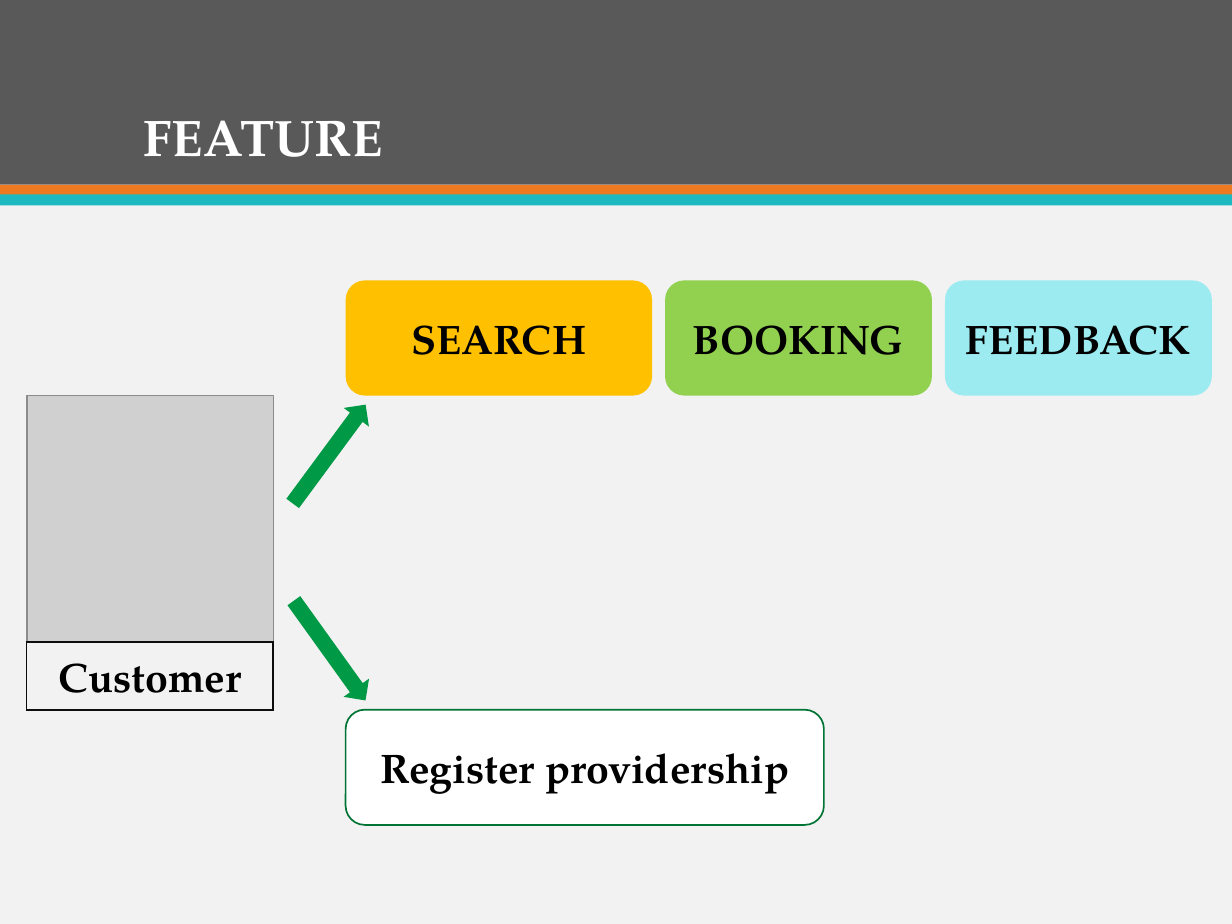
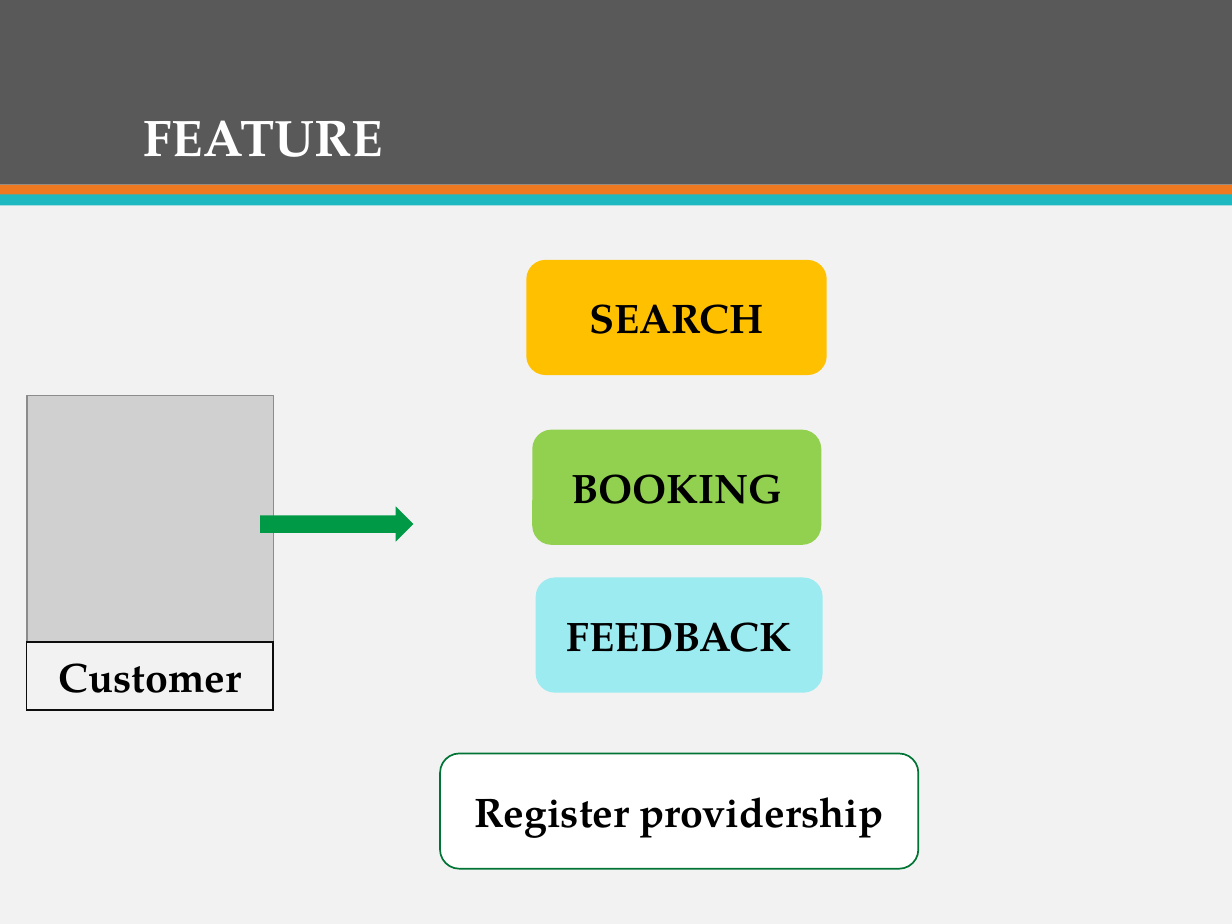
Before and after one commit to firzgard/CarRentalPortal, a slide deck: slide 28 of slide/CAR RENTAL PORTAL-Official.pptx (slide 25 before the commit). Drawn at 1232x924 pixels with LibreOffice and Linux fonts; fonts in the diff are those of the drawing; grey boxes stand for pictures. Boxes give left, top, right and bottom in pixels: in the first picture for what was removed or moved away, otherwise in the second. Text is boxed around its words. In the diff, an @@ line names an element or a change of style, - is before the commit and + after.

```diff
--- a/slide/CAR RENTAL PORTAL-Official.pptx
+++ b/slide/CAR RENTAL PORTAL-Official.pptx
@@ rounded rectangle "SEARCH" resized from (x1=346, y1=281, x2=653, y2=397) to (x1=526, y1=260, x2=827, y2=376) @@
@@ right arrow removed at (x1=279, y1=396, x2=378, y2=514) @@
@@ rounded rectangle "BOOKING" resized from (x1=665, y1=281, x2=933, y2=397) to (x1=532, y1=430, x2=822, y2=546) @@
@@ right arrow at (x1=260, y1=506, x2=413, y2=542): rotation 54 to 0 degrees @@
@@ rounded rectangle "FEEDBACK" resized from (x1=945, y1=281, x2=1212, y2=397) to (x1=536, y1=578, x2=823, y2=694) @@
@@ rounded rectangle "Register providership" moved from (x1=346, y1=710, x2=824, y2=825) to (x1=440, y1=754, x2=918, y2=870) @@
```
Also in this commit, not shown: 6 other slides changed, 5 slides added, 8 slides removed.
